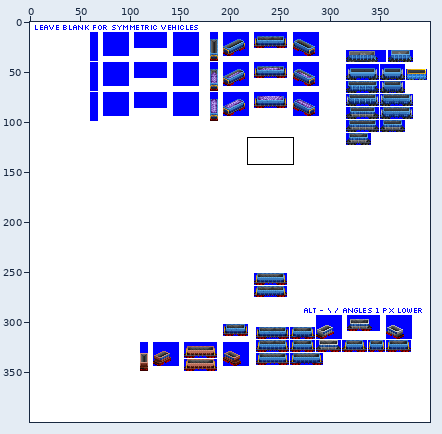
Sprite sheet: src/graphics/pony/rock_hopper_car_pony_gen_4C.png. The picture above shows the old version from afar; the outline marks the close-up.
Close-up. First the earlier version:
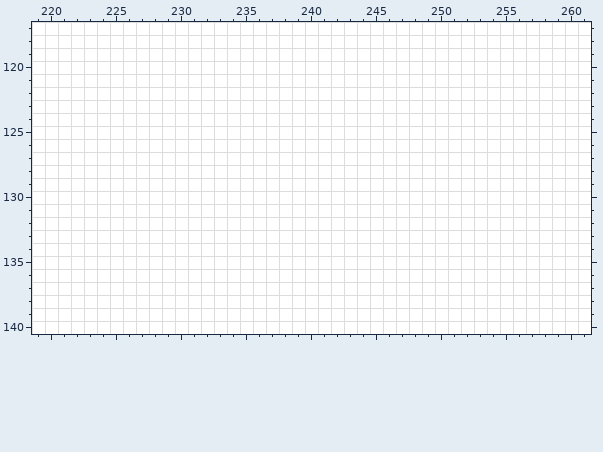
The file is 400x400 pixels. Shown: x 219..261, y 117..140. The commit also changed other parts of the picture, which this record leaves out.
After the commit:
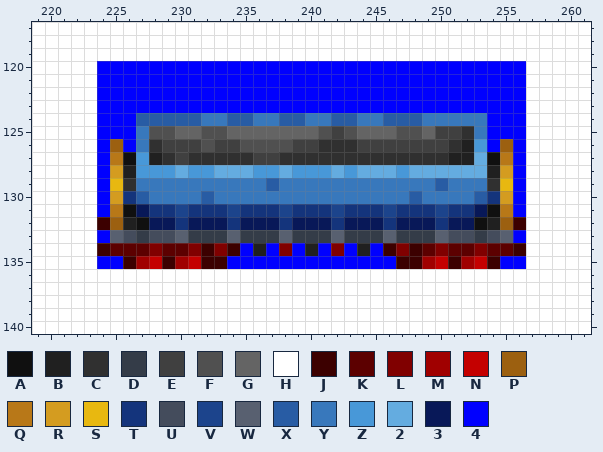
Palette (. is transparent): A #101010  B #202020  C #303030  D #343c48  E #404040  F #505050  G #646464  H #ffffff  J #3c0000  K #5c0000  L #800000  M #a00000  N #c40000  P #9c6010  Q #b87818  R #d49c20  S #e8b810  T #14347c  U #444c5c  V #1c448c  W #586070  X #285ca4  Y #3878bc  Z #4898d8  2 #64ace0  3 #081858  4 #0000ff
Difference:
Changed rows in their new state; - is an unchanged pixel.
first column x 224:
120 444444444444444444444444444444444
121 444444444444444444444444444444444
122 444444444444444444444444444444444
123 444444444444444444444444444444444
124 444XXXXXYYXXYYXXYYXXYYXXXYYYYY444
125 444YFFGGFFGGGGGGGFEFGGGFFGEECY444
126 4P4YCEEEFEEFFFFEECCCEEEEEEECBZ4P4
127 4QAZBCECCCCCEECCCCCCCCCCCCCBB2AQ4
128 4RBZZZ2ZZ222ZZ2ZZZ2Z222Z222222BR4
129 4SCYYYYYYYYYYXYYYYYYYYYYYYXYYYCS4
130 4RTXYYYYXYYYYYYYYYYYYYYYXYYYYXTR4
131 4QA3TTVTTTVTTTVTTTVTTTVTTTVTT3AQ4
132 JPBA33T333T333T333T333T333T33ABPJ
133 4WUDUUWDDDWDDDWDDDWDDDWDDDWUUDUW4
134 JKKKLKKLJLJ4B4L4B4L4B4JLJKLKKLKKJ
135 44JMNJMNJJ4444444444444JJMNJMNJ44
Pixel boxes of the changes (left, top, right, bottom) in both close-ups:
changed: (97, 61, 526, 269)
